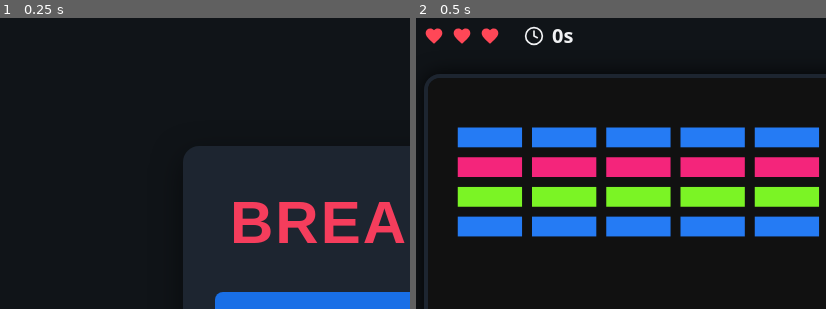
Above: before the commit, frames 1-2 (left to right).
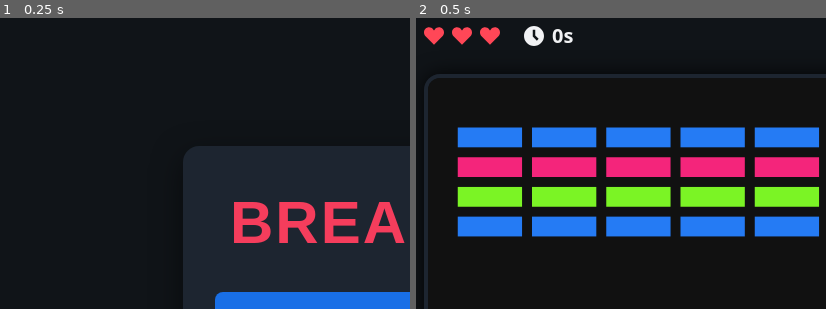
Above: after the commit, the same moments.

Repository: ElF3nix13/ipo2627_islandia_arcade
Game: browser game, page index.html
Two runs of this game, one before a commit and one after it. Both use one fixed random seed, a clock stepped at 60 frames per second and the inputs below.
Inputs:
- Up to frame 1 (0.25 s): no input
- Up to frame 2 (0.5 s): click "Jugar" at 0.27 s
The pictures show only the part of the screen within x 0-50%, y 3-52%; the shares and areas given below are measured in that part.

Frame 1 is identical in both runs. In frame 2, 0.5% of the frame differs, in the area x 1-32%, y 2-10%.

Commit message:
Svgs externalizados y añadida indicación de click para lanzar la bola

Diff:
--- /dev/null
+++ b/img/click.svg
@@ -0,0 +1,4 @@
+<?xml version="1.0" encoding="utf-8"?><!-- Uploaded to: SVG Repo, www.svgrepo.com, Generator: SVG Repo Mixer Tools -->
+<svg width="800px" height="800px" viewBox="0 0 24 24" fill="none" xmlns="http://www.w3.org/2000/svg">
+<path d="M7 7L5.5 5.5M15 7L16.5 5.5M5.5 16.5L7 15M11 5L11 3M5 11L3 11M17.1603 16.9887L21.0519 15.4659C21.4758 15.3001 21.4756 14.7003 21.0517 14.5346L11.6992 10.8799C11.2933 10.7213 10.8929 11.1217 11.0515 11.5276L14.7062 20.8801C14.8719 21.304 15.4717 21.3042 15.6375 20.8803L17.1603 16.9887Z" stroke="#ffffff" stroke-width="2" stroke-linecap="round" stroke-linejoin="round"/>
+</svg>
--- /dev/null
+++ b/img/corazon.svg
@@ -0,0 +1,4 @@
+<?xml version="1.0" encoding="utf-8"?><!-- Uploaded to: SVG Repo, www.svgrepo.com, Generator: SVG Repo Mixer Tools -->
+<svg width="800px" height="800px" viewBox="0 0 16 16" fill="none" xmlns="http://www.w3.org/2000/svg">
+<path d="M1.24264 8.24264L8 15L14.7574 8.24264C15.553 7.44699 16 6.36786 16 5.24264V5.05234C16 2.8143 14.1857 1 11.9477 1C10.7166 1 9.55233 1.55959 8.78331 2.52086L8 3.5L7.21669 2.52086C6.44767 1.55959 5.28338 1 4.05234 1C1.8143 1 0 2.8143 0 5.05234V5.24264C0 6.36786 0.44699 7.44699 1.24264 8.24264Z" fill="#ff4757"/>
+</svg>
--- /dev/null
+++ b/img/reloj.svg
@@ -0,0 +1,4 @@
+<?xml version="1.0" encoding="utf-8"?><!-- Uploaded to: SVG Repo, www.svgrepo.com, Generator: SVG Repo Mixer Tools -->
+<svg width="800px" height="800px" viewBox="0 0 16 16" fill="none" xmlns="http://www.w3.org/2000/svg">
+<path fill-rule="evenodd" clip-rule="evenodd" d="M8 16C12.4183 16 16 12.4183 16 8C16 3.58172 12.4183 0 8 0C3.58172 0 0 3.58172 0 8C0 12.4183 3.58172 16 8 16ZM7 3V8.41421L10.2929 11.7071L11.7071 10.2929L9 7.58579V3H7Z" fill="hsl(215, 10%, 95%)"/>
+</svg>
--- a/index.html
+++ b/index.html
@@ -62,12 +62,12 @@
             <div class="hud-juego">
                 <div class="hud-stats">
                     <div id="indicador-vidas" class="hud-vidas" aria-label="3 vidas restantes">
-                        <svg class="icono icono-corazon" viewBox="0 0 24 24" aria-hidden="true"><path d="M12 21.35l-1.45-1.32C5.4 15.36 2 12.28 2 8.5 2 5.42 4.42 3 7.5 3c1.74 0 3.41.81 4.5 2.09C13.09 3.81 14.76 3 16.5 3 19.58 3 22 5.42 22 8.5c0 3.78-3.4 6.86-8.55 11.54L12 21.35z"/></svg>
-                        <svg class="icono icono-corazon" viewBox="0 0 24 24" aria-hidden="true"><path d="M12 21.35l-1.45-1.32C5.4 15.36 2 12.28 2 8.5 2 5.42 4.42 3 7.5 3c1.74 0 3.41.81 4.5 2.09C13.09 3.81 14.76 3 16.5 3 19.58 3 22 5.42 22 8.5c0 3.78-3.4 6.86-8.55 11.54L12 21.35z"/></svg>
-                        <svg class="icono icono-corazon" viewBox="0 0 24 24" aria-hidden="true"><path d="M12 21.35l-1.45-1.32C5.4 15.36 2 12.28 2 8.5 2 5.42 4.42 3 7.5 3c1.74 0 3.41.81 4.5 2.09C13.09 3.81 14.76 3 16.5 3 19.58 3 22 5.42 22 8.5c0 3.78-3.4 6.86-8.55 11.54L12 21.35z"/></svg>
+                        <img src="img/corazon.svg" class="icono icono-corazon" alt="" aria-hidden="true">
+                        <img src="img/corazon.svg" class="icono icono-corazon" alt="" aria-hidden="true">
+                        <img src="img/corazon.svg" class="icono icono-corazon" alt="" aria-hidden="true">
                     </div>
                     <div class="hud-tiempo">
-                        <svg class="icono" viewBox="0 0 24 24" fill="none" stroke="currentColor" stroke-width="2" stroke-linecap="round" stroke-linejoin="round" aria-hidden="true"><circle cx="12" cy="12" r="10"/><polyline points="12 6 12 12 16 14"/></svg>
+                        <img src="img/reloj.svg" class="icono" alt="" aria-hidden="true">
                         <span><span id="indicador-tiempo">0</span>s</span>
                     </div>
                 </div>
--- a/js/model.js
+++ b/js/model.js
@@ -206,7 +206,8 @@
             vidas: this.vidas,
             tiempo: this.tiempo,
             juegoTerminado: this.juegoTerminado,
-            victoria: this.victoria
+            victoria: this.victoria,
+            bolaEsperando: this.bolaEsperando
         };
     }
 }
--- a/js/view.js
+++ b/js/view.js
@@ -17,6 +17,8 @@
         // Canvas y HUD
         this.canvas = document.getElementById('canvas-juego');
         this.ctx = this.canvas.getContext('2d');
+        this.imgClick = new Image();
+        this.imgClick.src = 'img/click.svg';
         this.ui = {
             corazones: document.querySelectorAll('#indicador-vidas .icono-corazon'),
             tiempo: document.getElementById('indicador-tiempo'),
@@ -136,6 +138,23 @@
             });
         });
 
+        // Mensaje de espera con icono de click
+        if (estado.bolaEsperando) {
+            this.ctx.font = 'bold 18px sans-serif';
+            this.ctx.fillStyle = '#ffffff';
+            this.ctx.textBaseline = 'middle';
+            const texto = 'Haz clic para lanzar';
+            const anchoTexto = this.ctx.measureText(texto).width;
+            const tam = 36;
+            const gap = 12;
+            const x = (this.canvas.width - (anchoTexto + tam + gap)) / 2;
+            const y = this.canvas.height - 100;
+
+            this.ctx.drawImage(this.imgClick, x, y - tam / 2, tam, tam);
+            this.ctx.textAlign = 'left';
+            this.ctx.fillText(texto, x + tam + gap, y);
+        }
+
         // HUD
         this.ui.corazones.forEach((c, i) => c.classList.toggle('icono-corazon--perdido', i >= estado.vidas));
         this.ui.tiempo.textContent = estado.tiempo;
